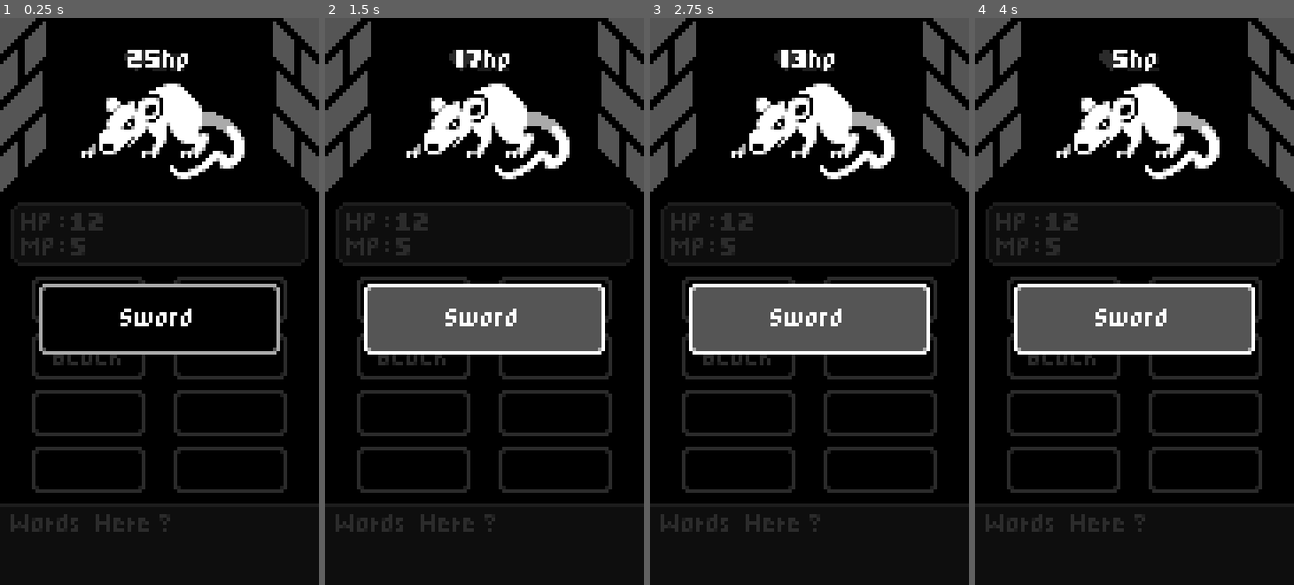
Above: before the commit, frames 1-4 (left to right).
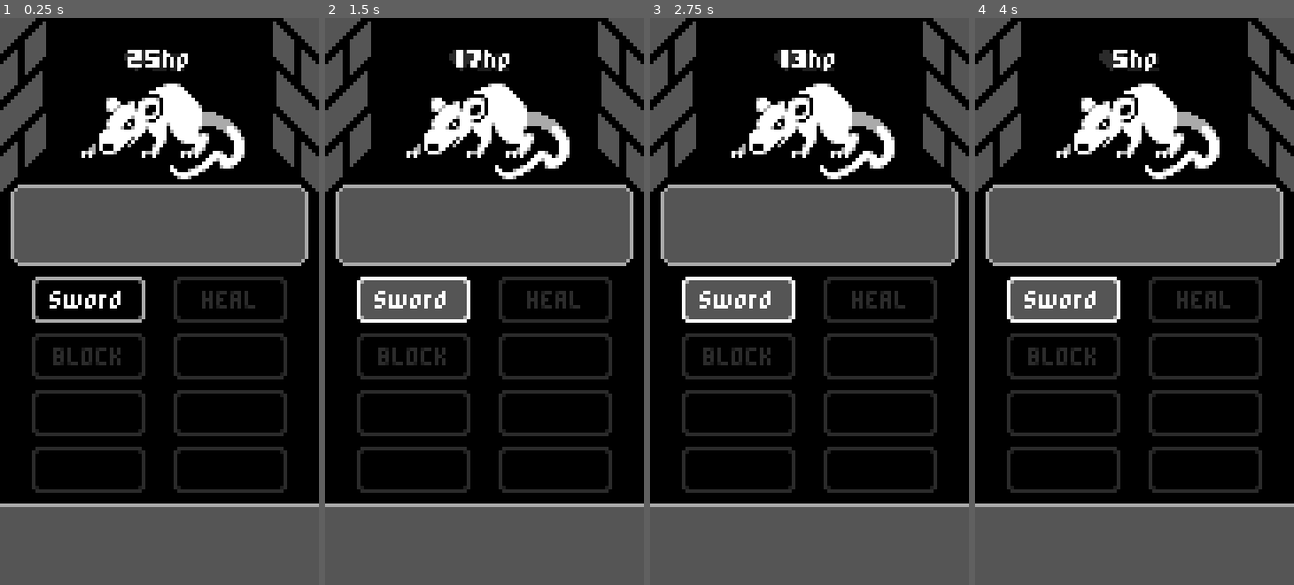
Above: after the commit, the same moments.

Repository: paulovgtb/mobile-rpg
Game: Godot game, scene res://battle.tscn
Two runs of this game, one before a commit and one after it. Both use one fixed random seed, a clock stepped at 60 frames per second and the inputs below.
Inputs:
- Up to frame 1 (0.25 s): no input
- Up to frame 2 (1.5 s): click "Sword" at 0.5 s; click "Sword" at 1.25 s
- Up to frame 3 (2.75 s): click "Sword" at 2 s
- Up to frame 4 (4 s): tap Enter at 2.75 s; tap Space at 3.5 s

The runs differ from the first frame. In frame 1, 31% of the frame differs, in the area x 0-100%, y 29-100%; in frame 2, 36%; in frame 3, 36%; in frame 4, 36%.

Commit message:
Extract enemy into it's own scene

Diff:
--- /dev/null
+++ b/Enemy.tscn
@@ -0,0 +1,20 @@
+[gd_scene load_steps=3 format=2]
+
+[ext_resource path="res://Enemy.gd" type="Script" id=1]
+[ext_resource path="res://Images/Rat.png" type="Texture" id=2]
+
+[node name="Enemy" type="Node2D"]
+position = Vector2( 46, 32 )
+script = ExtResource( 1 )
+
+[node name="Sprit" type="Sprite" parent="."]
+texture = ExtResource( 2 )
+
+[node name="HPLabel" type="Label" parent="."]
+margin_left = -13.0
+margin_top = -26.0
+margin_right = 12.0
+margin_bottom = -15.0
+text = "25hp"
+align = 1
+valign = 1
--- a/battle.tscn
+++ b/battle.tscn
@@ -1,10 +1,9 @@
-[gd_scene load_steps=6 format=2]
+[gd_scene load_steps=5 format=2]
 
 [ext_resource path="res://Images/Mobile RPG Mockup.png" type="Texture" id=1]
-[ext_resource path="res://Images/Rat.png" type="Texture" id=2]
+[ext_resource path="res://Enemy.tscn" type="PackedScene" id=2]
 [ext_resource path="res://Images/Dungeon.png" type="Texture" id=3]
 [ext_resource path="res://battle.gd" type="Script" id=4]
-[ext_resource path="res://Enemy.gd" type="Script" id=5]
 
 [node name="Battle" type="Node"]
 script = ExtResource( 4 )
@@ -18,21 +17,7 @@
 position = Vector2( 45, 80 )
 texture = ExtResource( 1 )
 
-[node name="Enemy" type="Node2D" parent="."]
-position = Vector2( 46, 32 )
-script = ExtResource( 5 )
-
-[node name="Sprit" type="Sprite" parent="Enemy"]
-texture = ExtResource( 2 )
-
-[node name="HPLabel" type="Label" parent="Enemy"]
-margin_left = -13.0
-margin_top = -26.0
-margin_right = 12.0
-margin_bottom = -15.0
-text = "25hp"
-align = 1
-valign = 1
+[node name="Enemy" parent="." instance=ExtResource( 2 )]
 
 [node name="UI" type="Control" parent="."]
 anchor_right = 1.0
@@ -41,11 +26,26 @@
 "_edit_lock_": true
 }
 
+[node name="StatsPanel" type="Panel" parent="UI"]
+margin_left = 3.0
+margin_top = 47.0
+margin_right = 87.0
+margin_bottom = 70.0
+
 [node name="Sword" type="Button" parent="UI"]
-margin_left = 11.0
-margin_top = 75.0
-margin_right = 79.0
-margin_bottom = 95.0
+margin_left = 9.0
+margin_top = 73.0
+margin_right = 41.0
+margin_bottom = 86.0
 text = "Sword"
 
+[node name="TextboxPanel" type="Panel" parent="UI"]
+margin_left = -2.0
+margin_top = 137.0
+margin_right = 92.0
+margin_bottom = 161.0
+__meta__ = {
+"_edit_lock_": true
+}
+
 [connection signal="pressed" from="UI/Sword" to="." method="_on_Sword_pressed"]
